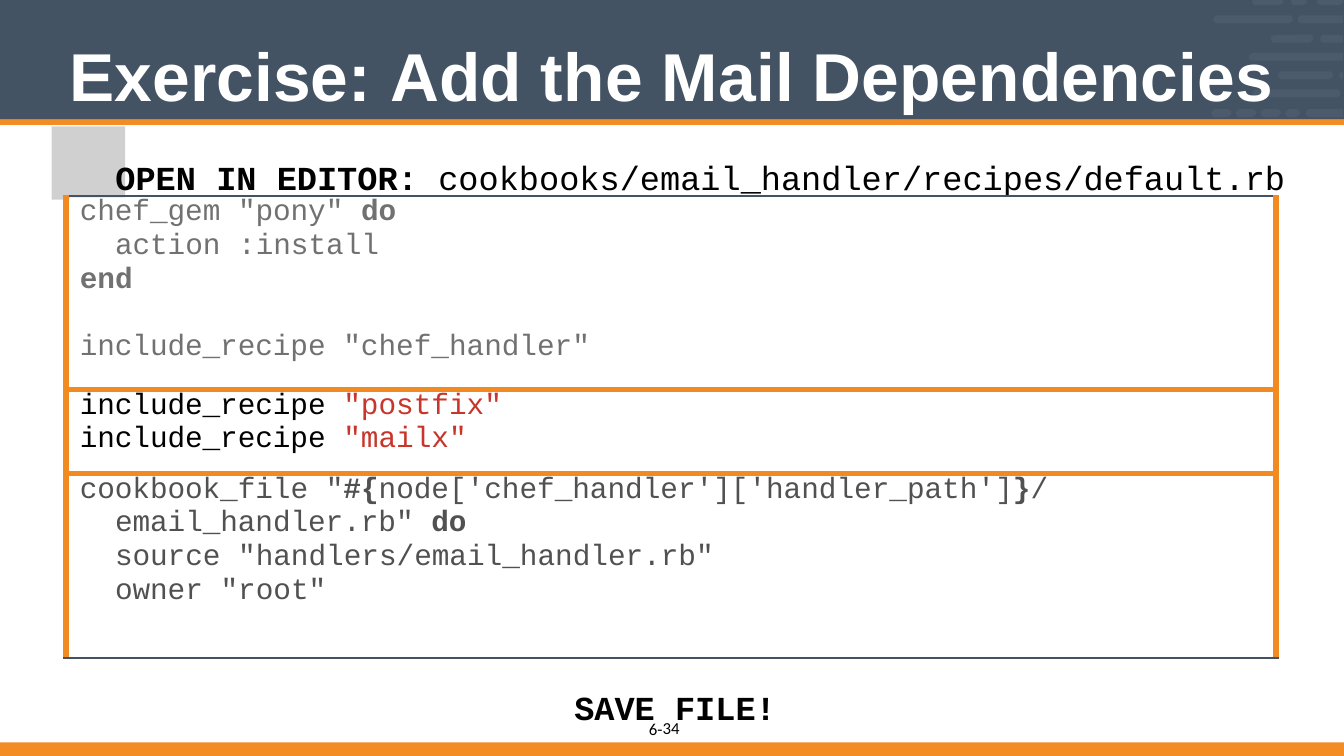
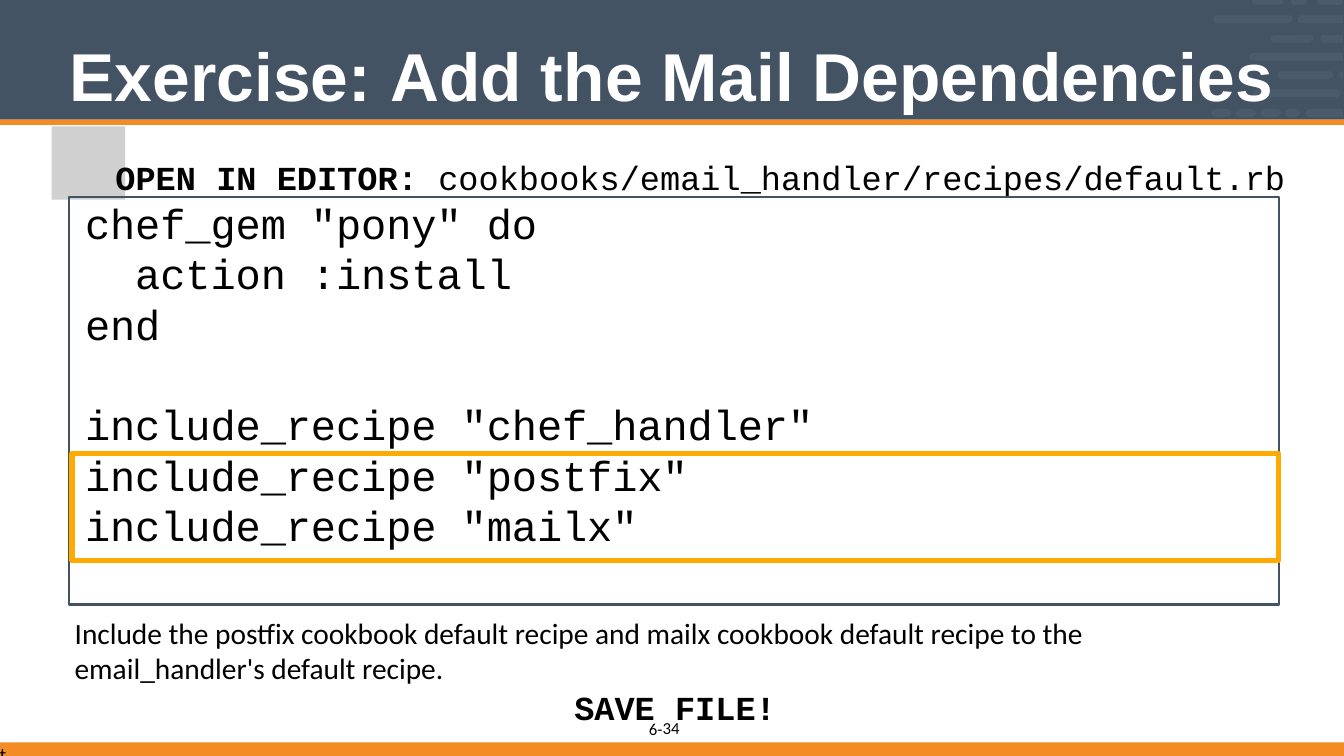
Before and after one commit to vinyar/chef-intermediate, a slide deck: slide 34 of 06-implementing_chef_handlers.pptx. Drawn at 1344x756 pixels with LibreOffice and Linux fonts; fonts in the diff are those of the drawing; grey boxes stand for pictures. Boxes give left, top, right and bottom in pixels: in the first picture for what was removed or moved away, otherwise in the second. Text is boxed around its words. In the diff, an @@ line names an element or a change of style, - is before the commit and + after.

```diff
--- a/06-implementing_chef_handlers.pptx
+++ b/06-implementing_chef_handlers.pptx
@@ table removed at (67,197,1276,658), 3 rows, 1 columns @@
-chef_gem "pony" do / action :install / end / include_recipe "chef_handler"
-include_recipe "postfix" include_recipe "mailx"
-cookbook_file "#{node['chef_handler']['handler_path']}/ email_handler.rb" do / source "handlers/email_handler.rb" owner "root"
@@ rectangle added at (70,197,1279,605), outline #435363 2 pt, 40 pt, text #000000 @@
+chef_gem "pony" do
+action :install
+end
+include_recipe "chef_handler"
+include_recipe "postfix"
+include_recipe "mailx"
@@ freeform shape: place and size @@
-freeform shape at (70,197,1279,659)
+freeform shape at (72,454,1278,561)
@@ freeform shape at (72,454,1278,561): fill #FFFFFF to none; outline none to #FFAA00 5 pt @@
@@ text added at (75,623,1083,684), 28 pt, text #000000 @@
+Include the postfix cookbook default recipe and mailx cookbook default recipe to the email_handler's default recipe.
@@ text in freeform shape at (0,742,1344,756): text added @@
+t
```
Also in this commit, not shown: 9 other slides changed.
